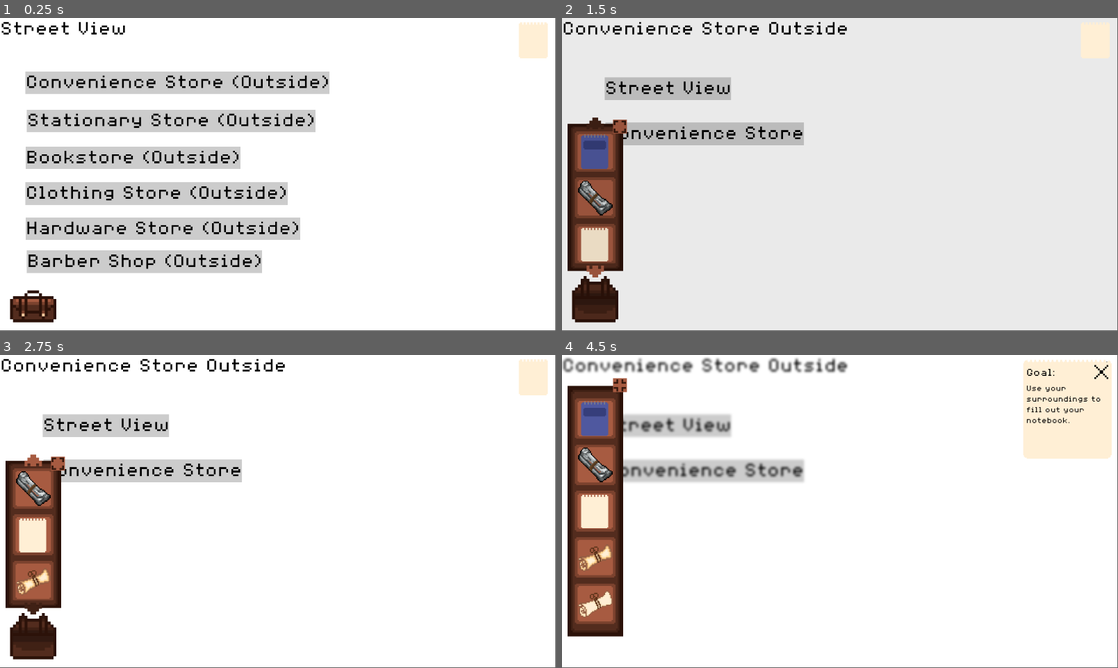
Above: before the commit, frames 1-4 (two rows, left to right).
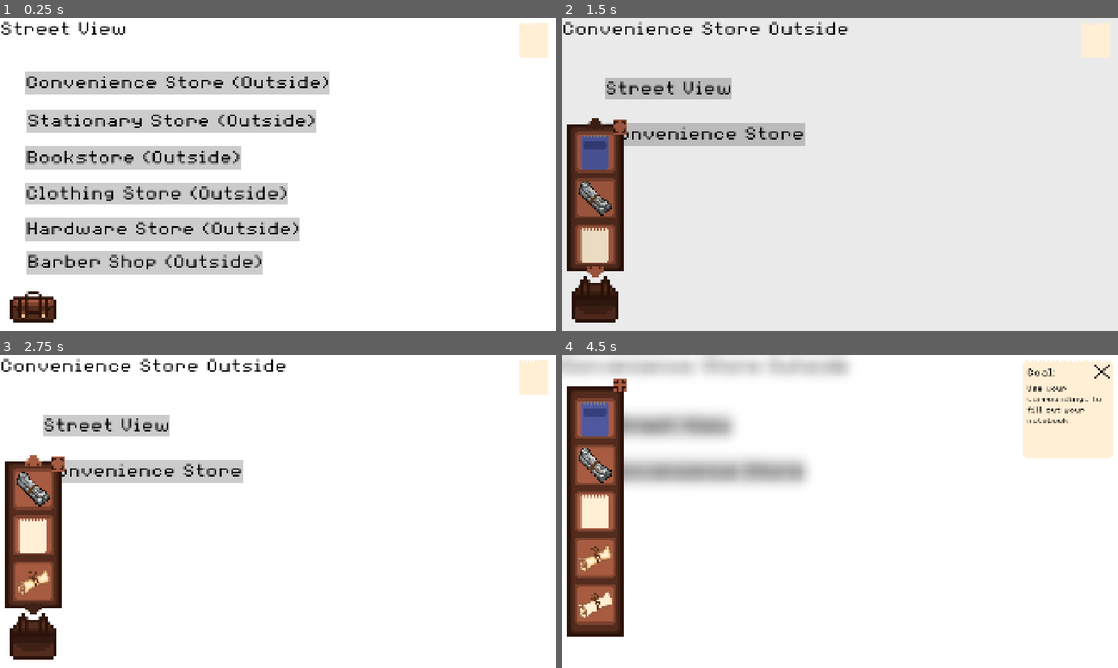
Above: after the commit, the same moments.

Repository: emkartch/Capstone_Bottoh
Game: Godot game, scene res://main.tscn
Same seed, same stepped clock (60 frames per second), same inputs: the game is played once before the commit and once after it.
Inputs (mouse positions are in pixels of both pictures, inside the frame that each line leads up to):
- Up to frame 1 (0.25 s): no input
- Up to frame 2 (1.5 s): click "Convenience Store (Outside)" at 0.5 s; click (595, 299) at 1.25 s
- Up to frame 3 (2.75 s): click (33, 608) at 2 s
- Up to frame 4 (4.5 s): click (595, 461) at 2.75 s; click (617, 464) at 3.5 s; click (1095, 376) at 4.25 s
In our replay, the window is 799x449 before the commit and 800x450 after it. These sizes can differ from the game's own. Grey fills any space a smaller window leaves; there, only what the larger window draws over its background counts as a difference.

The runs differ from the first frame. In frame 1, 5.5% of the frame differs, in the area x 0-99%, y 1-98%; in frame 2, 2.6%; in frame 3, 2.7%; in frame 4, 4.5%.

Commit message:
Fix Sizing

Diff:
--- a/没頭-(bottō)/areas/bookstore/bookstore.tscn
+++ b/没頭-(bottō)/areas/bookstore/bookstore.tscn
@@ -22,7 +22,6 @@
 mouse_filter = 2
 
 [node name="Interactable" parent="Background/Selectables" unique_id=632896118 instance=ExtResource("2_70fny")]
-visible = false
 layout_mode = 0
 offset_right = 33.0
 offset_bottom = 165.0
@@ -31,7 +30,6 @@
 description = "Book"
 
 [node name="Counter" type="TextureRect" parent="Background" unique_id=285709245]
-visible = false
 layout_mode = 0
 offset_right = 40.0
 offset_bottom = 40.0
--- a/没頭-(bottō)/hud/hud.gd
+++ b/没頭-(bottō)/hud/hud.gd
@@ -34,7 +34,7 @@
 func show_end():
 	tutorial_button.visible = false
 
-	dialog.display_line(true,"You did it!","Tutorial")
+	dialog.display_line(true,false,"You did it!","Tutorial")
 
 func next_level_tutorial():
 
--- a/没頭-(bottō)/objects/pickable.gd
+++ b/没頭-(bottō)/objects/pickable.gd
@@ -1,7 +1,6 @@
 extends Control
 
 @onready var label = $Label
-#@onready var object = $Object
 @onready var collision_shape = $Area2D/CollisionShape2D
 @onready var area_2d = $Area2D
 @onready var select_line = $SelectLine
--- a/没頭-(bottō)/project.godot
+++ b/没頭-(bottō)/project.godot
@@ -28,7 +28,7 @@
 
 window/size/viewport_width=1920
 window/size/viewport_height=1080
-window/size/resizable=false
+window/stretch/mode="canvas_items"
 mouse_cursor/custom_image="uid://cqtkfkmldoa4l"
 
 [global_group]
